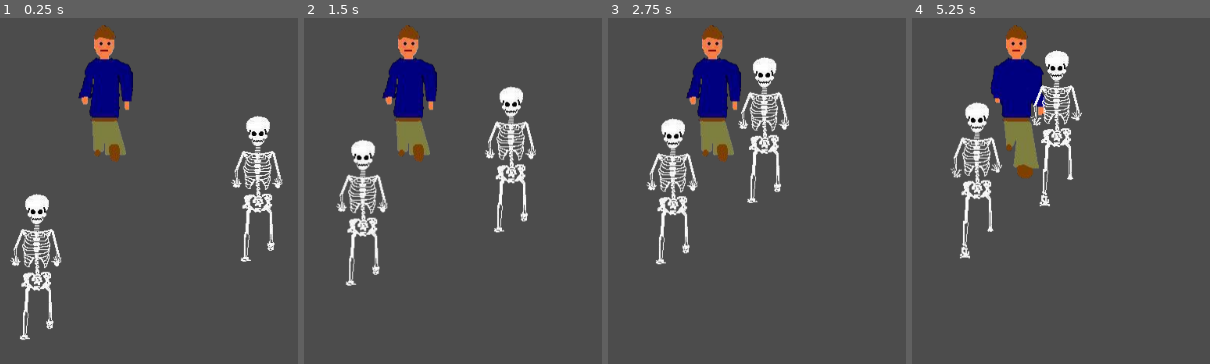
Above: before the commit, frames 1-4 (left to right).
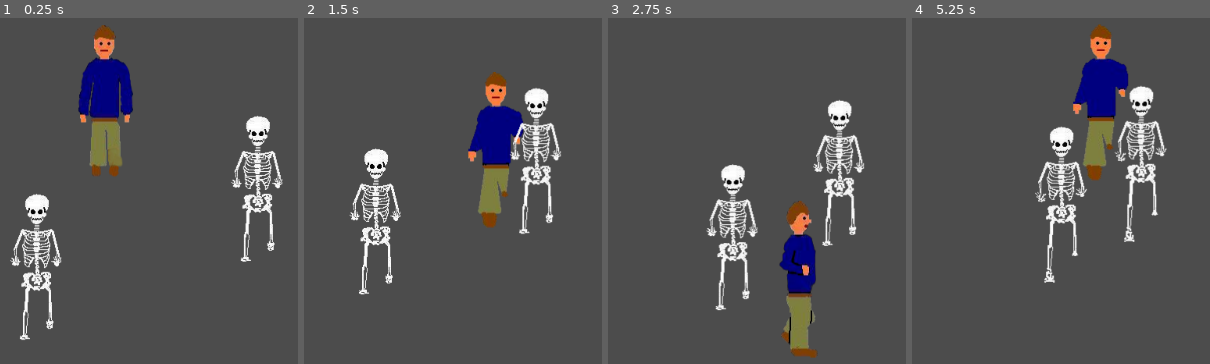
Above: after the commit, the same moments.

Repository: JohnyBuk/TotalMaster
Game: Godot game, scene res://scenes/TestLevel.tscn
The game is run twice, just before and just after one commit, with the same random seed, the same clock (stepped at 60 frames per second) and the same inputs.
Inputs:
- Up to frame 1 (0.25 s): no input
- Up to frame 2 (1.5 s): hold Right (ui_right) 0.53-1.28 s; hold Down (ui_down) from 1.28 s (still down)
- Up to frame 3 (2.75 s): release Down (ui_down) at 2.03 s; hold Right (ui_right) from 2.03 s (still down)
- Up to frame 4 (5.25 s): release Right (ui_right) at 2.78 s; hold Up (ui_up) 2.78-3.53 s; hold Left (ui_left) 3.53-5.03 s; hold Down (ui_down) from 5.03 s (still down)

The runs differ from the first frame. In frame 1, 1.5% of the frame differs, in the area x 26-45%, y 13-46%; in frame 2, 15%; in frame 3, 17%; in frame 4, 18%, in the area x 12-86%, y 1-77%.
Error before the commit: Parse Error: The identifier "screen_size" isn't declared in the current scope. (res://scripts/Player.gd:8)

Commit message:
Update Player.gd

Diff:
--- a/scripts/Player.gd
+++ b/scripts/Player.gd
@@ -5,7 +5,7 @@
 
 
 func _ready():
-	screen_size = get_viewport_rect().size
+	pass
 
 
 func choose_animation(velocity: Vector2):
